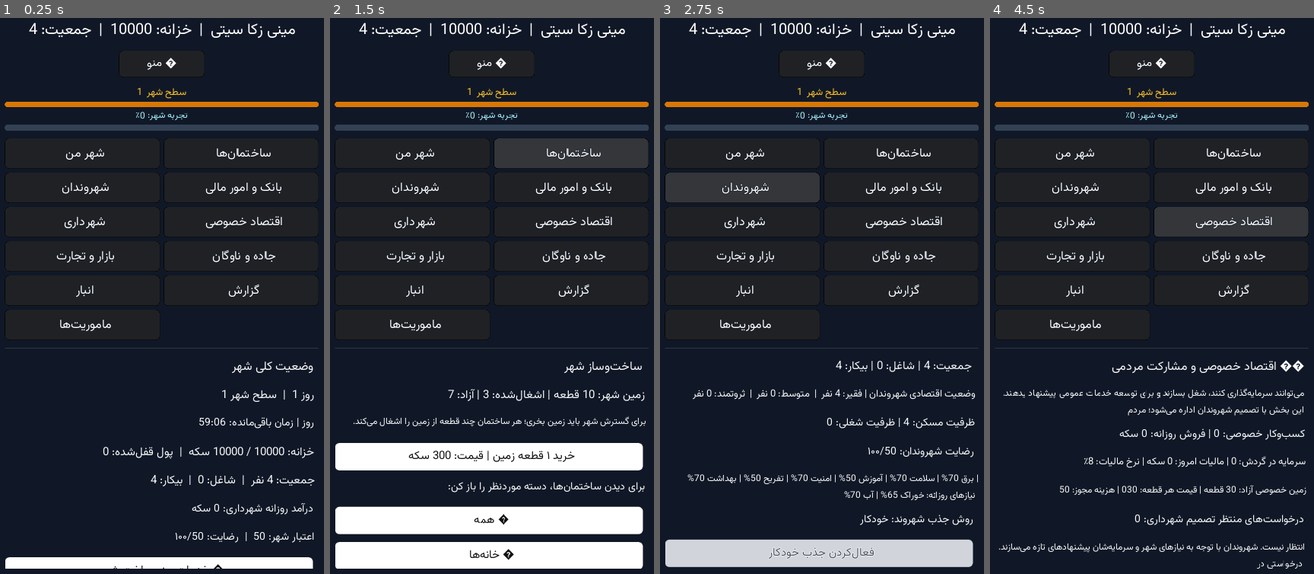
Above: before the commit, frames 1-4 (left to right).
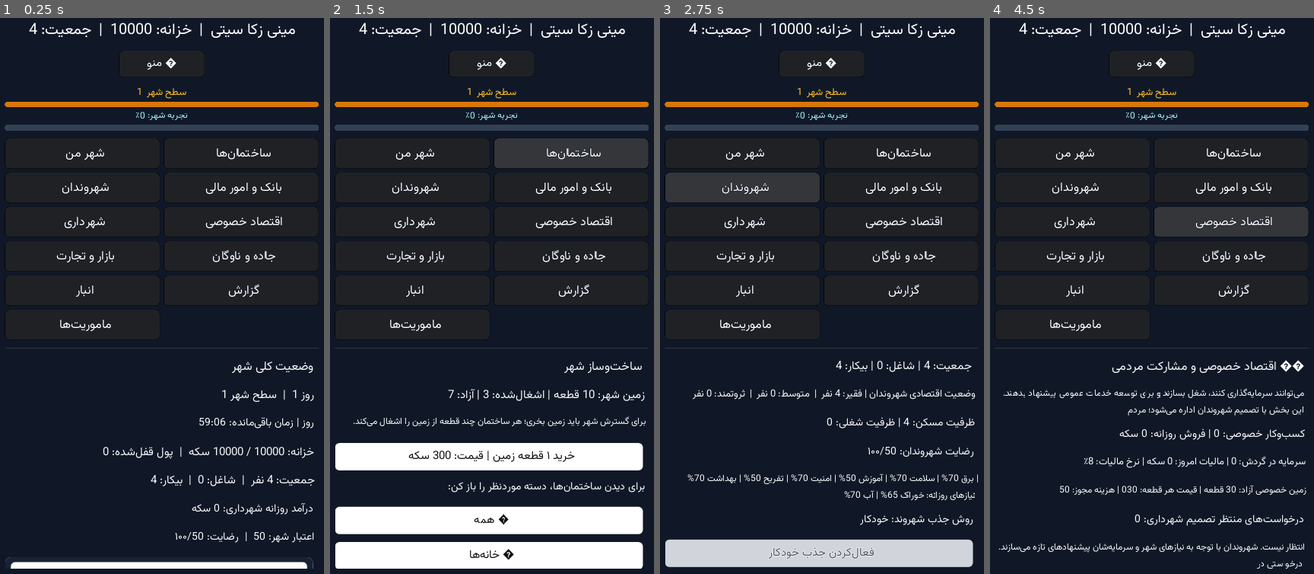
Above: after the commit, the same moments.

Repository: zekainstabot/mini-zeka-city
Game: Godot game, scene res://Main.tscn
The game is run twice, just before and just after one commit, with the same random seed, the same clock (stepped at 60 frames per second) and the same inputs.
Inputs:
- Up to frame 1 (0.25 s): no input
- Up to frame 2 (1.5 s): click "ﻦﻣ ﺮﻬﺷ" at 0.5 s; click "ﺎﻫ‌ﻥﺎﻤﺘﺧﺎﺳ" at 1.25 s
- Up to frame 3 (2.75 s): click "ﻥﺍﺪﻧﻭﺮﻬﺷ" at 2 s
- Up to frame 4 (4.5 s): click "ﯽﻟﺎﻣ ﺭﻮﻣﺍ ﻭ ﮏﻧﺎﺑ" at 2.75 s; click "ﯼﺭﺍﺩﺮﻬﺷ" at 3.5 s; click "ﯽﺻﻮﺼﺧ ﺩﺎﺼﺘﻗﺍ" at 4.25 s

The runs differ from the first frame. In frame 1, 1.0% of the frame differs, in the area x 1-97%, y 96-100%; in frame 2, less than 0.1%; in frame 3, less than 0.1%; in frame 4, less than 0.1%.

Commit message:
Redesign city services and infrastructure panel

Diff:
--- a/scripts/Main.gd
+++ b/scripts/Main.gd
@@ -693,15 +693,7 @@
 			_add_label("درآمد روزانه شهرداری: %d سکه" % municipal_daily_total, 18)
 			_add_label("اعتبار شهر: %d  |  رضایت: %d/۱۰۰" % [s.reputation,int(s.get("satisfaction",50))], 18)
 
-			var details_toggle = _add_button(("▼ " if home_city_details_expanded else "▶ ") + "خدمات و زیرساخت شهر", self, "toggle_home_city_details")
-			_style_button(details_toggle, false)
-			if home_city_details_expanded:
-				_add_label("پوشش خدمات: " + _service_summary(), 15)
-				_add_label("نیازهای شهروندان: " + _needs_summary(), 15)
-				_add_label("تعداد ساختمان‌ها: %d  |  ظرفیت انبار: %d" % [s.buildings.size(),game.get_storage_capacity()], 16)
-				var central_bank_status = "فعال" if game.has_central_bank() else ("بازسازی تا %d روز دیگر" % int(s.get("central_bank_rebuild_days_left",0)) if int(s.get("central_bank_rebuild_days_left",0)) > 0 else "ندارد")
-				_add_label("بانک مرکزی: %s  |  بانک شهری: %d" % [central_bank_status,game.get_building_count("municipal_bank")], 16)
-				_add_label("درختان جنگل: %d از ۱۰۰  |  معادن فعال: %d" % [game.get_forest_tree_count(),_active_mine_count()], 16)
+			_add_home_services_panel(s)
 
 			var buildings_toggle = _add_button(("▼ " if home_buildings_expanded else "▶ ") + "ساختمان‌های ساخته‌شده", self, "toggle_home_buildings")
 			_style_button(buildings_toggle, false)
@@ -1522,6 +1514,151 @@
 	municipality_section_expanded[key] = not bool(municipality_section_expanded.get(key, false))
 	show_page("municipality")
 
+func _add_home_services_panel(city_state):
+	var compact = get_viewport_rect().size.x < 900
+	var panel = PanelContainer.new()
+	var panel_style = StyleBoxFlat.new()
+	panel_style.bg_color = Color("#172235")
+	panel_style.border_color = Color("#475569")
+	panel_style.set_border_width_all(1)
+	panel_style.set_corner_radius_all(12)
+	panel_style.content_margin_left = 12
+	panel_style.content_margin_right = 12
+	panel_style.content_margin_top = 10
+	panel_style.content_margin_bottom = 10
+	panel.add_stylebox_override("panel", panel_style)
+	content.add_child(panel)
+	var body = VBoxContainer.new()
+	body.add_constant_override("separation", 9)
+	panel.add_child(body)
+
+	var total_coverage = 0
+	var service_count = game.SERVICE_GROUPS.size()
+	for service_id in game.SERVICE_GROUPS.keys():
+		total_coverage += int(city_state.get("services", {}).get(service_id, 0))
+	var average_coverage = int(round(float(total_coverage) / float(max(1, service_count))))
+	var header = Button.new()
+	header.text = PersianText.reshaper(("%s  🏙️  خدمات و زیرساخت شهر" % ("▼" if home_city_details_expanded else "▶")) + "     میانگین پوشش: %d%%" % average_coverage)
+	header.rect_min_size = Vector2(0, 62 if compact else 54)
+	header.size_flags_horizontal = Control.SIZE_EXPAND_FILL
+	header.align = Button.ALIGN_RIGHT
+	_apply_font(header, 19 if compact else 17)
+	_style_button(header, false)
+	header.connect("pressed", self, "toggle_home_city_details")
+	body.add_child(header)
+
+	var hint = Label.new()
+	hint.text = PersianText.reshaper("وضعیت آب، برق، درمان، امنیت و امکانات شهر را یک‌جا ببین.")
+	hint.align = Label.ALIGN_RIGHT
+	hint.autowrap = true
+	_apply_font(hint, 15 if compact else 14)
+	hint.add_color_override("font_color", Color("#cbd5e1"))
+	body.add_child(hint)
+
+	if not home_city_details_expanded:
+		return
+
+	var section_line = HSeparator.new()
+	body.add_child(section_line)
+	var section_title = Label.new()
+	section_title.text = PersianText.reshaper("شاخص خدمات شهری")
+	section_title.align = Label.ALIGN_RIGHT
+	_apply_font(section_title, 18)
+	section_title.add_color_override("font_color", Color("#f8fafc"))
+	body.add_child(section_title)
+
+	var grid = GridContainer.new()
+	grid.columns = 2
+	grid.add_constant_override("hseparation", 8)
+	grid.add_constant_override("vseparation", 8)
+	grid.size_flags_horizontal = Control.SIZE_EXPAND_FILL
+	body.add_child(grid)
+	var service_order = ["food","water","power","health","education","safety","leisure","sanitation"]
+	for service_id in service_order:
+		if not game.SERVICE_GROUPS.has(service_id):
+			continue
+		var service_data = game.SERVICE_GROUPS[service_id]
+		var coverage = int(clamp(int(city_state.get("services", {}).get(service_id, 0)), 0, 100))
+		var need = int(clamp(int(city_state.get("needs", {}).get(service_id, 60)), 0, 100))
+		var building_total = 0
+		for building_id in service_data.get("buildings", []):
+			building_total += game.get_building_count(str(building_id))
+		_add_service_metric_card(grid, str(service_data.get("name", service_id)), coverage, need, building_total, compact)
+
+	var infra_title = Label.new()
+	infra_title.text = PersianText.reshaper("زیرساخت‌های پشتیبان")
+	infra_title.align = Label.ALIGN_RIGHT
+	_apply_font(infra_title, 18)
+	infra_title.add_color_override("font_color", Color("#f8fafc"))
+	body.add_child(infra_title)
+	var central_bank_status = "فعال" if game.has_central_bank() else ("بازسازی: %d روز" % int(city_state.get("central_bank_rebuild_days_left", 0)) if int(city_state.get("central_bank_rebuild_days_left", 0)) > 0 else "ساخته نشده")
+	var infrastructure_text = "ساختمان‌ها: %d   |   ظرفیت انبار: %d\nبانک مرکزی: %s   |   بانک شهری: %d\nجنگل: %d/۱۰۰ درخت   |   معادن فعال: %d" % [city_state.buildings.size(), game.get_storage_capacity(), central_bank_status, game.get_building_count("municipal_bank"), game.get_forest_tree_count(), _active_mine_count()]
+	var infra_label = Label.new()
+	infra_label.text = PersianText.reshaper(infrastructure_text)
+	infra_label.align = Label.ALIGN_RIGHT
+	infra_label.autowrap = true
+	infra_label.rect_min_size = Vector2(0, 76 if compact else 64)
+	_apply_font(infra_label, 16 if compact else 15)
+	infra_label.add_color_override("font_color", Color("#dbeafe"))
+	body.add_child(infra_label)
+
+func _add_service_metric_card(parent, title_text, coverage, need, building_count, compact):
+	var card = PanelContainer.new()
+	var card_style = StyleBoxFlat.new()
+	card_style.bg_color = Color("#202f43")
+	card_style.border_color = Color("#3b4b61")
+	card_style.set_border_width_all(1)
+	card_style.set_corner_radius_all(9)
+	card_style.content_margin_left = 8
+	card_style.content_margin_right = 8
+	card_style.content_margin_top = 8
+	card_style.content_margin_bottom = 8
+	card.add_stylebox_override("panel", card_style)
+	card.size_flags_horizontal = Control.SIZE_EXPAND_FILL
+	parent.add_child(card)
+	var stack = VBoxContainer.new()
+	stack.add_constant_override("separation", 4)
+	card.add_child(stack)
+
+	var title = Label.new()
+	title.text = PersianText.reshaper("%s  (%d ساختمان)" % [title_text, building_count])
+	title.align = Label.ALIGN_RIGHT
+	title.autowrap = true
+	title.rect_min_size = Vector2(0, 38 if compact else 32)
+	_apply_font(title, 16 if compact else 15)
+	title.add_color_override("font_color", Color("#f8fafc"))
+	stack.add_child(title)
+
+	var coverage_label = Label.new()
+	coverage_label.text = PersianText.reshaper("پوشش خدمات: %d٪" % coverage)
+	coverage_label.align = Label.ALIGN_RIGHT
+	_apply_font(coverage_label, 15)
+	coverage_label.add_color_override("font_color", Color("#86efac") if coverage >= 70 else (Color("#fcd34d") if coverage >= 40 else Color("#fca5a5")))
+	stack.add_child(coverage_label)
+
+	var coverage_bar = ProgressBar.new()
+	coverage_bar.min_value = 0
+	coverage_bar.max_value = 100
+	coverage_bar.value = coverage
+	coverage_bar.percent_visible = false
+	coverage_bar.rect_min_size = Vector2(0, 9)
+	var fill = StyleBoxFlat.new()
+	fill.bg_color = Color("#22c55e") if coverage >= 70 else (Color("#f59e0b") if coverage >= 40 else Color("#ef4444"))
+	fill.set_corner_radius_all(4)
+	coverage_bar.add_stylebox_override("fg", fill)
+	var track = StyleBoxFlat.new()
+	track.bg_color = Color("#334155")
+	track.set_corner_radius_all(4)
+	coverage_bar.add_stylebox_override("bg", track)
+	stack.add_child(coverage_bar)
+
+	var need_label = Label.new()
+	need_label.text = PersianText.reshaper("رضایت از این نیاز: %d٪" % need)
+	need_label.align = Label.ALIGN_RIGHT
+	_apply_font(need_label, 14)
+	need_label.add_color_override("font_color", Color("#cbd5e1"))
+	stack.add_child(need_label)
+
 func _service_summary():
 	var parts = []
 	for id in game.SERVICE_GROUPS.keys():
